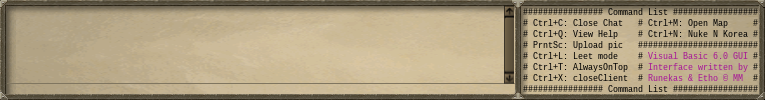
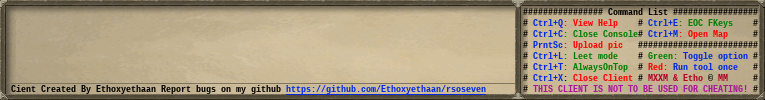
Revision of a layered 765 x 100 image; what changed, layer by layer:
painted on "################ Command List ..." over box(523, 8, 758, 92)
added layer "Cient Created By Ethoxyethaan ..." above "chat_base.png" over box(11, 85, 486, 95)
painted on "chat_base.png" over box(11, 5, 516, 100)
